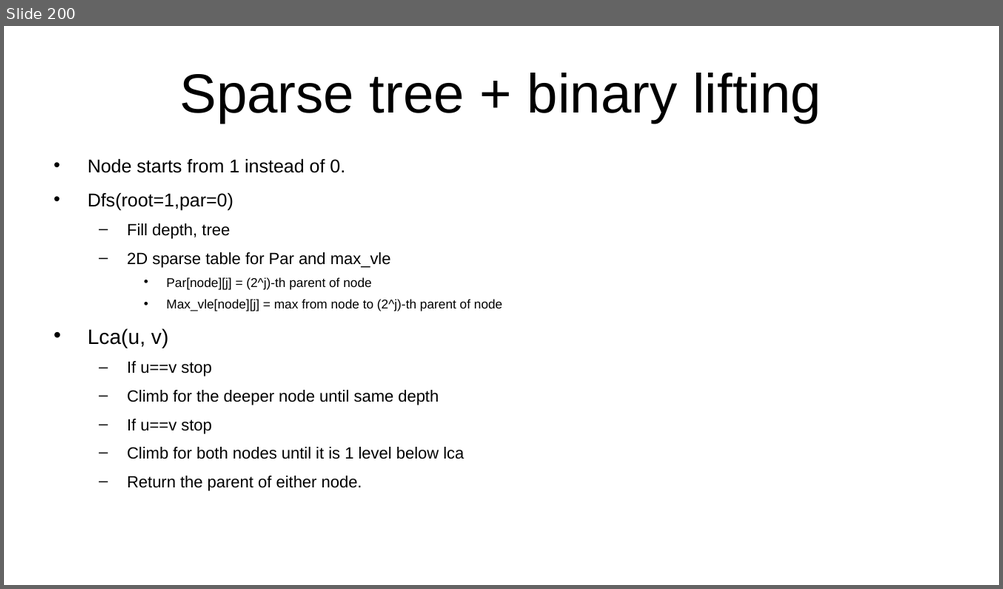
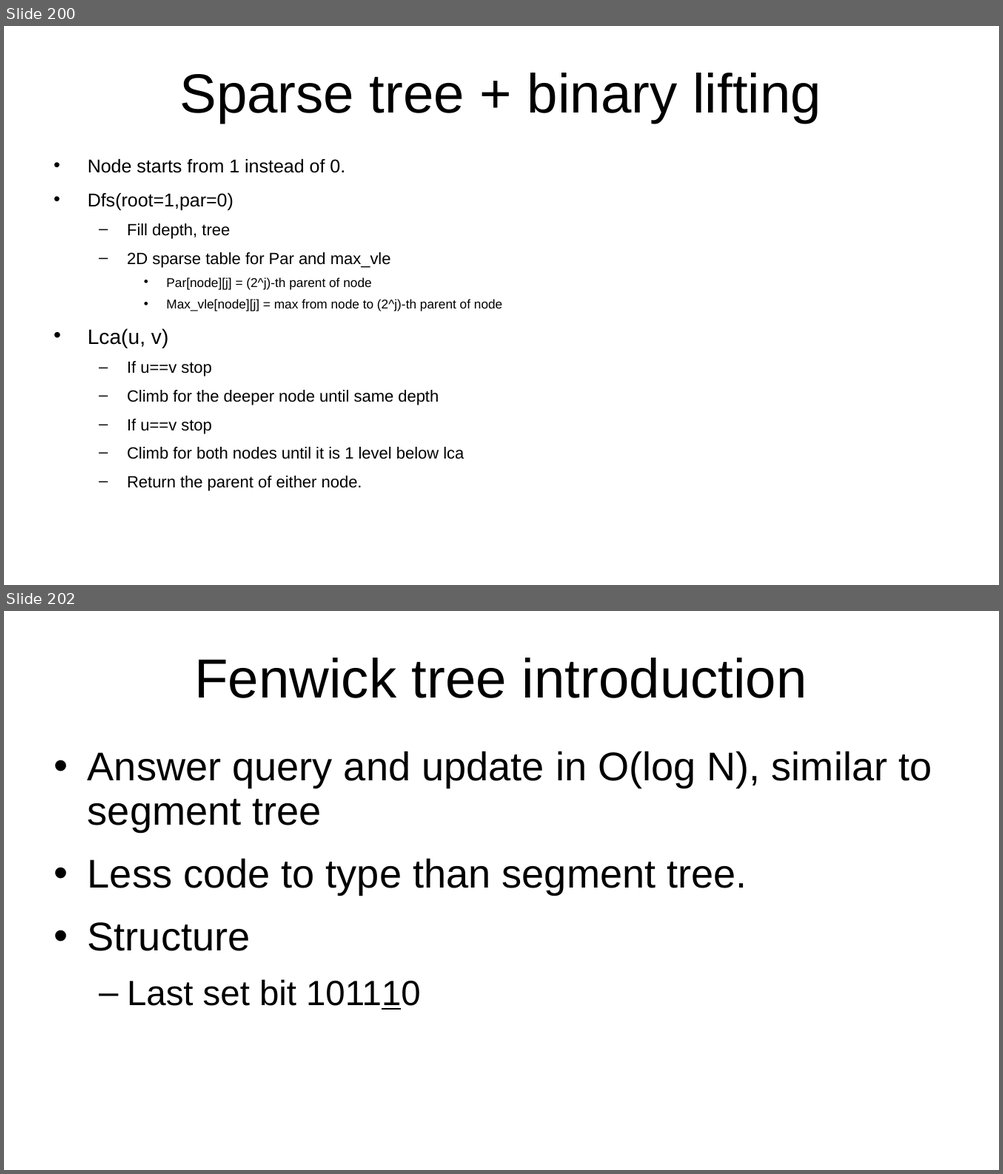
Before and after one commit to kindaichinisan/CompetitiveProgramming, a slide deck: MyCode/competitive_programming.ppt. Shown one above the other, each under a label of ours: slide 200 before the commit, slides 200 and 202 after it; the slides between them are not shown. The pictures are 1003x589 and 1003x1174 pixels, drawn with LibreOffice and Linux fonts; fonts in the diff are those of the drawing. Boxes give left, top, right and bottom in pixels: in the first picture for what was removed or moved away, otherwise in the second. Text is boxed around its words. In the diff, an @@ line names an element or a change of style, - is before the commit and + after.

Commit message:
Add FenwickTree, solve cse qn. Solve leetcode 3858.

```diff
--- a/MyCode/competitive_programming.ppt
+++ b/MyCode/competitive_programming.ppt
@@ slide 202 added at bbox=[4, 611, 999, 1170], background #FFFFFF @@
@@ title added at bbox=[194, 658, 807, 698], 44 pt, text #000000 @@
+Fenwick tree introduction
@@ text added at bbox=[88, 751, 931, 1010], 32 pt, text #000000 @@
+• Answer query and update in O(log N), similar to segment tree
+• Less code to type than segment tree.
+• Structure
+  – Last set bit 101110
```
Also in this commit, not shown: 42 other slides added, 3 other files.
